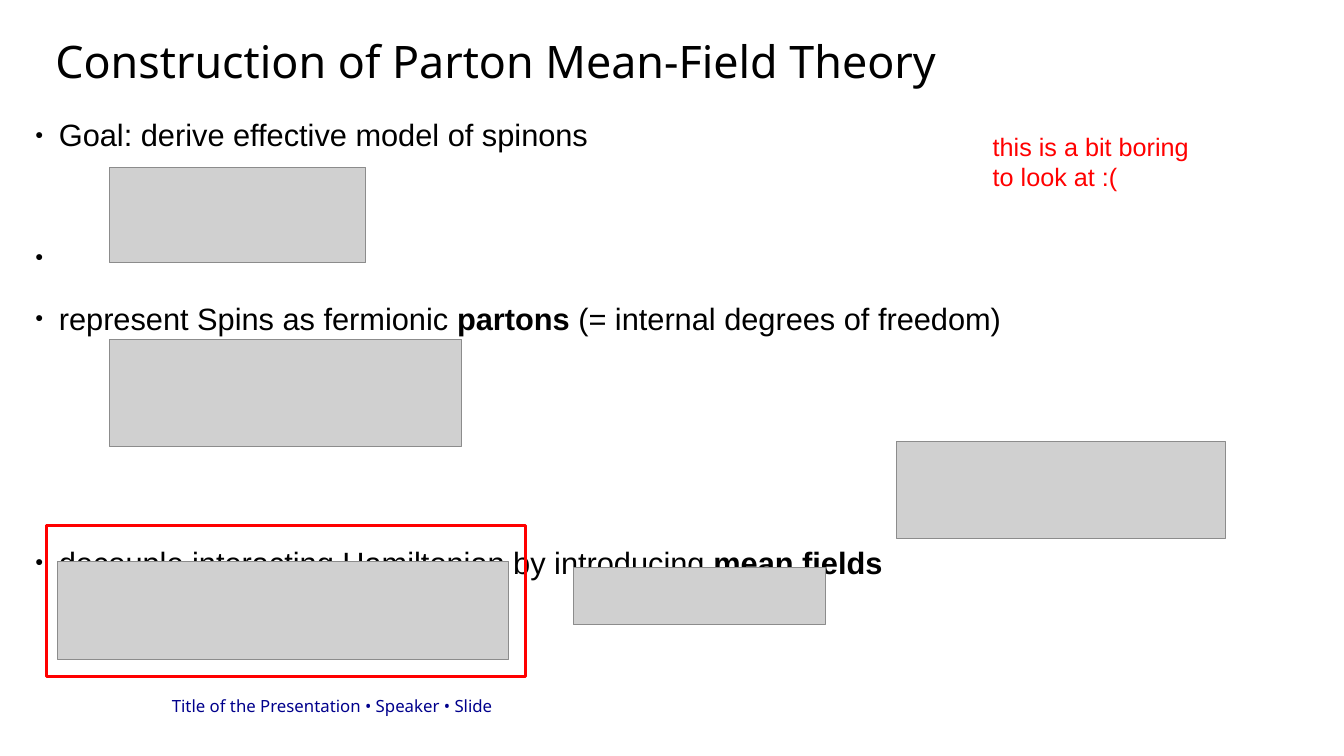
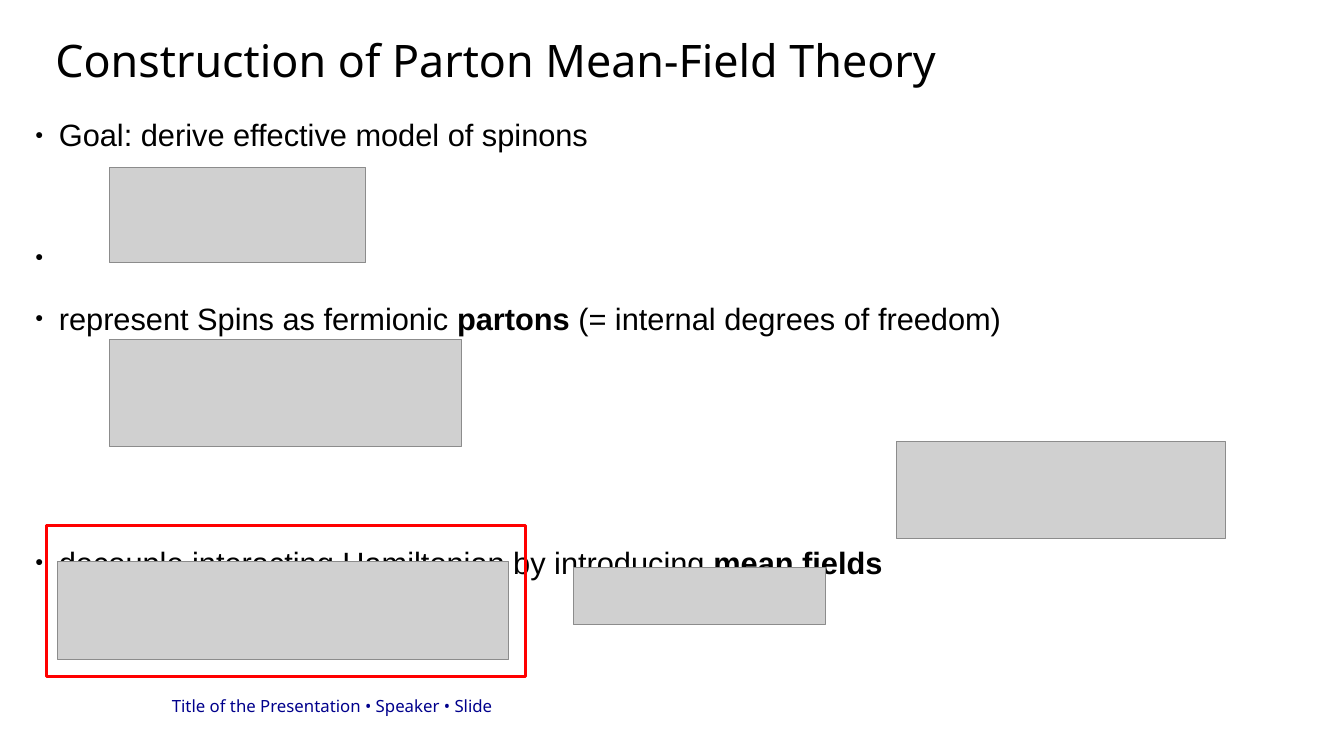
Before and after one commit to ElSickleRick/MP_wiki, a slide deck: slide 13 of WARB_presentation/präsi.odp. Drawn at 1344x756 pixels with LibreOffice and Linux fonts; fonts in the diff are those of the drawing; grey boxes stand for pictures; background and template pictures are left out. Boxes give left, top, right and bottom in pixels: in the first picture for what was removed or moved away, otherwise in the second. Text is boxed around its words. In the diff, an @@ line names an element or a change of style, - is before the commit and + after.

```diff
--- a/WARB_presentation/präsi.odp
+++ b/WARB_presentation/präsi.odp
@@ text removed at (993,137,1189,187) @@
-this is a bit boring
-to look at :(
```
Also in this commit, not shown: 4 other slides changed, 1 slide added, 8 other files.
